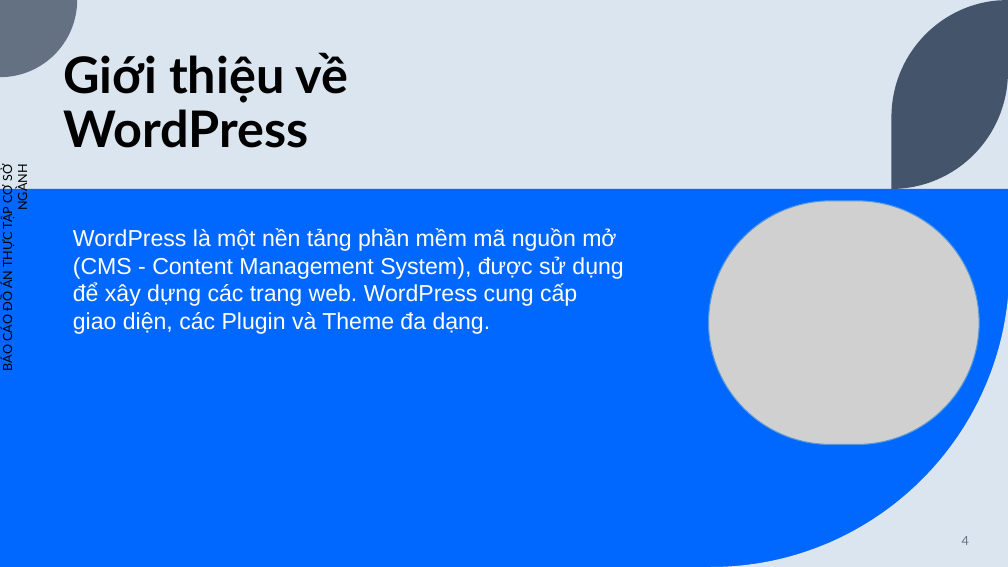
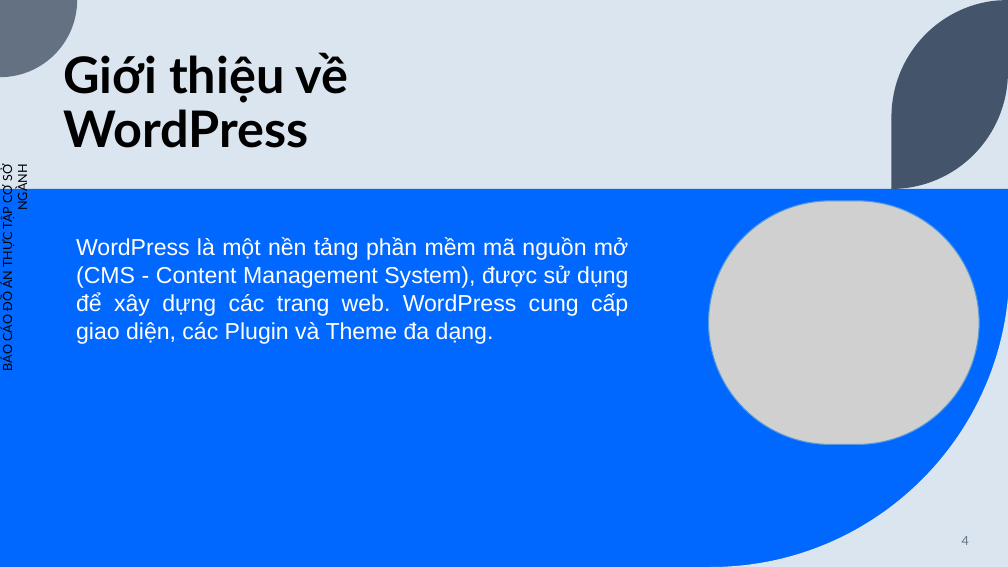
Before and after one commit to TrangThanhHieu/csn-da21ttb-trangthanhhieu-timhieuvathietkewebminhhoa-wordpress, a slide deck: slide 4 of thesis/csn-da21ttb-TrangThanhHieu.pptx. Drawn at 1008x567 pixels with LibreOffice and Linux fonts; fonts in the diff are those of the drawing; grey boxes stand for pictures. Boxes give left, top, right and bottom in pixels: in the first picture for what was removed or moved away, otherwise in the second. Text is boxed around its words. In the diff, an @@ line names an element or a change of style, - is before the commit and + after.

```diff
--- a/thesis/csn-da21ttb-TrangThanhHieu.pptx
+++ b/thesis/csn-da21ttb-TrangThanhHieu.pptx
@@ text "WordPress là một nền tảng ...": place and size @@
-text "WordPress là một nền tảng ..." at bbox=[73, 228, 623, 334]
+text "WordPress là một nền tảng ..." at bbox=[76, 237, 628, 344]
@@ text "WordPress là một nền tảng ..." at bbox=[76, 237, 628, 344]: alignment left to justified @@
```
Also in this commit, not shown: 2 other slides changed.
